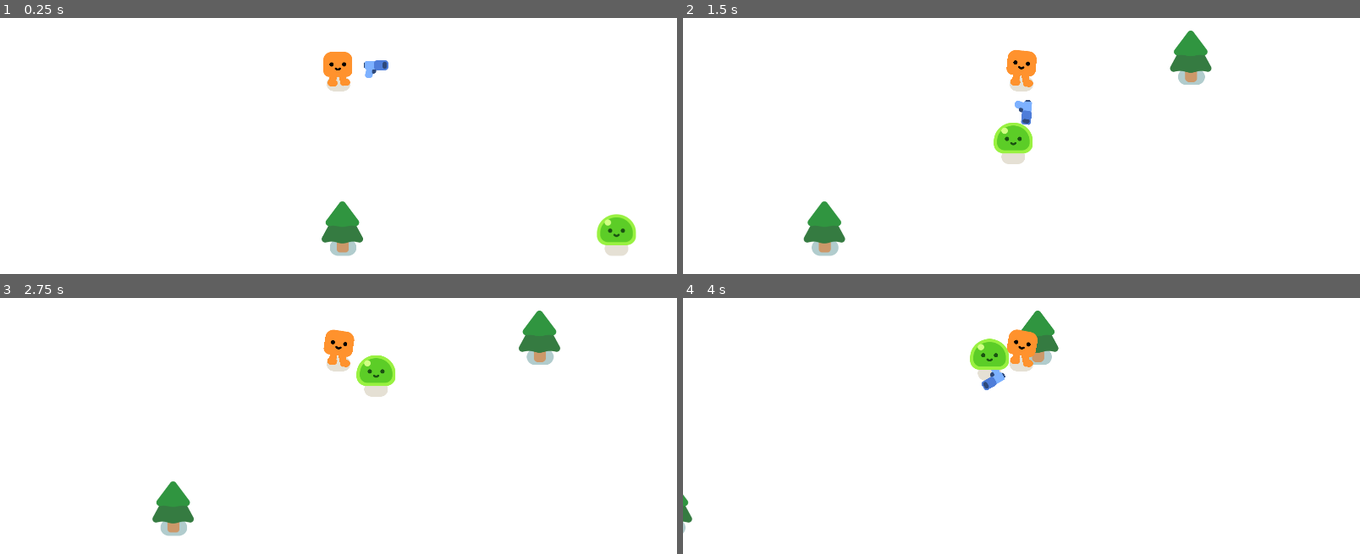
Above: before the commit, frames 1-4 (two rows, left to right).
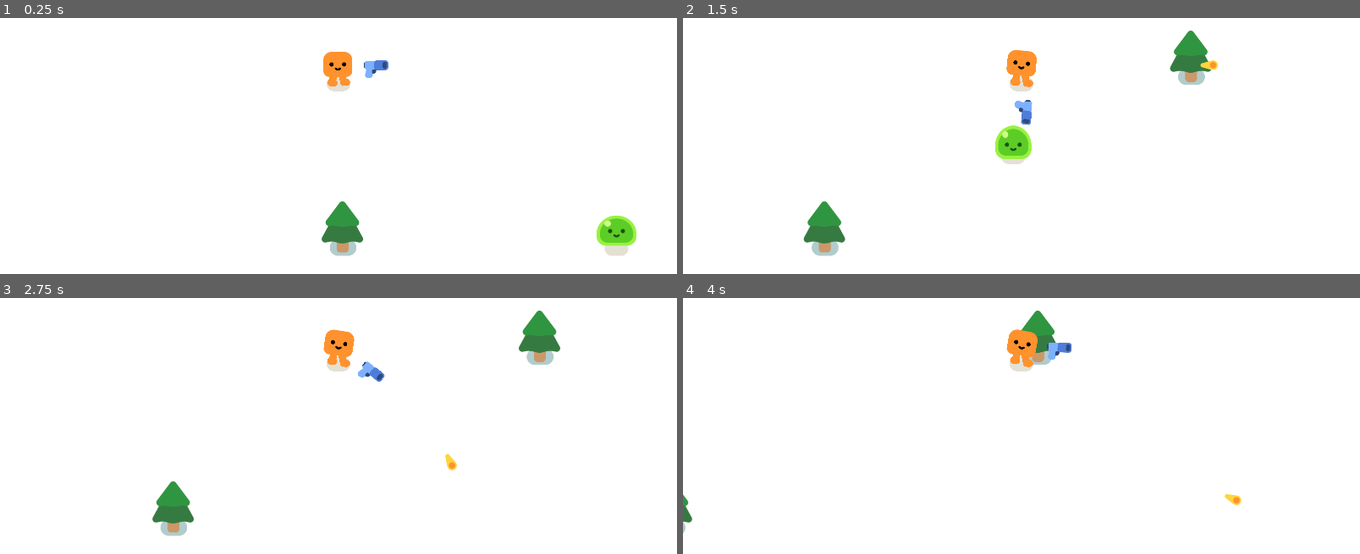
Above: after the commit, the same moments.

Repository: Kuui22/Godot_test
Game: Godot game, scene res://survivors_game.tscn
Same seed, same stepped clock (60 frames per second), same inputs: the game is played once before the commit and once after it.
Inputs:
- Up to frame 1 (0.25 s): no input
- Up to frame 2 (1.5 s): hold D (move_right) from 0.53 s (still down); tap Space (jump) at 0.77 s
- Up to frame 3 (2.75 s): tap Space (jump) at 1.52 s; release D (move_right) at 2.03 s; hold A (move_left) from 2.03 s (still down)
- Up to frame 4 (4 s): release A (move_left) at 2.78 s; hold D (move_right) from 2.78 s (still down); tap Space (jump) at 3.02, 3.77 s

The runs differ from the first frame. In frame 1, 0.1% of the frame differs, in the area x 88-94%, y 76-90%; in frame 2, 0.5%; in frame 3, 0.8%; in frame 4, 1.1%, in the area x 42-83%, y 15-82%.

Commit message:
added bullets and damage

Diff:
--- a/2d-project-start/bullet.gd
+++ b/2d-project-start/bullet.gd
@@ -12,3 +12,9 @@
 	travelled_distance+= SPEED * delta
 	if travelled_distance>RANGE:
 		queue_free()
+
+
+func _on_body_entered(body):
+	queue_free()
+	if body.has_method("take_damage"):
+		body.take_damage()
--- a/2d-project-start/bullet.tscn
+++ b/2d-project-start/bullet.tscn
@@ -7,6 +7,7 @@
 radius = 17.0
 
 [node name="Bullet" type="Area2D"]
+top_level = true
 collision_layer = 0
 collision_mask = 3
 script = ExtResource("1_m7y4y")
@@ -17,3 +18,5 @@
 
 [node name="CollisionShape2D" type="CollisionShape2D" parent="."]
 shape = SubResource("CircleShape2D_qkwlu")
+
+[connection signal="body_entered" from="." to="." method="_on_body_entered"]
--- a/2d-project-start/gun.gd
+++ b/2d-project-start/gun.gd
@@ -2,6 +2,8 @@
 
 @onready var static_position:float = rotation
 var reset_speed:float = 2.0
+
+
 
 func _physics_process(delta):
 	var enemies_in_range = get_overlapping_bodies()
@@ -16,3 +18,15 @@
 			rotation = static_position
 		else:
 			rotation = lerp_angle(rotation, static_position, reset_speed*delta)
+
+func shoot():
+	const BULLET = preload("res://bullet.tscn")
+	var new_bullet = BULLET.instantiate()
+	new_bullet.global_position = %ShootingPoint.global_position
+	new_bullet.global_rotation = %ShootingPoint.global_rotation
+
+	%ShootingPoint.add_child(new_bullet)
+
+
+func _on_timer_timeout():
+	shoot()
--- a/2d-project-start/gun.tscn
+++ b/2d-project-start/gun.tscn
@@ -21,4 +21,11 @@
 texture = ExtResource("1_gxp6f")
 
 [node name="ShootingPoint" type="Marker2D" parent="WeaponPivot/Pistol"]
+unique_name_in_owner = true
 position = Vector2(24, -11)
+
+[node name="Timer" type="Timer" parent="."]
+wait_time = 0.5
+autostart = true
+
+[connection signal="timeout" from="Timer" to="." method="_on_timer_timeout"]
--- a/2d-project-start/slime.gd
+++ b/2d-project-start/slime.gd
@@ -1,15 +1,22 @@
 extends CharacterBody2D
 #@export var slime:Node2D
+var health = 3
+
+
 @onready var player = get_node("/root/Game/Player")
-@onready var Slime = get_node("Slime")
+@onready var Slime = %Slime
+
+func _ready():
+	Slime.play_walk()
+
+
 func _physics_process(delta):
 	var direction = global_position.direction_to(player.global_position)
 	velocity = direction * 300
 	move_and_slide()
 
-func _process(_delta):
-	#animation
-	if velocity.length() > 0.0:
-		Slime.play_walk()
-	else:
-		Slime.play_hurt()
+func take_damage():
+	health -= 1
+	Slime.play_hurt()
+	if health <= 0:
+		queue_free()
--- a/2d-project-start/slime.tscn
+++ b/2d-project-start/slime.tscn
@@ -12,6 +12,7 @@
 script = ExtResource("1_jujo1")
 
 [node name="Slime" parent="." instance=ExtResource("1_bje57")]
+unique_name_in_owner = true
 
 [node name="CollisionShape2D" type="CollisionShape2D" parent="."]
 position = Vector2(0, -29)
